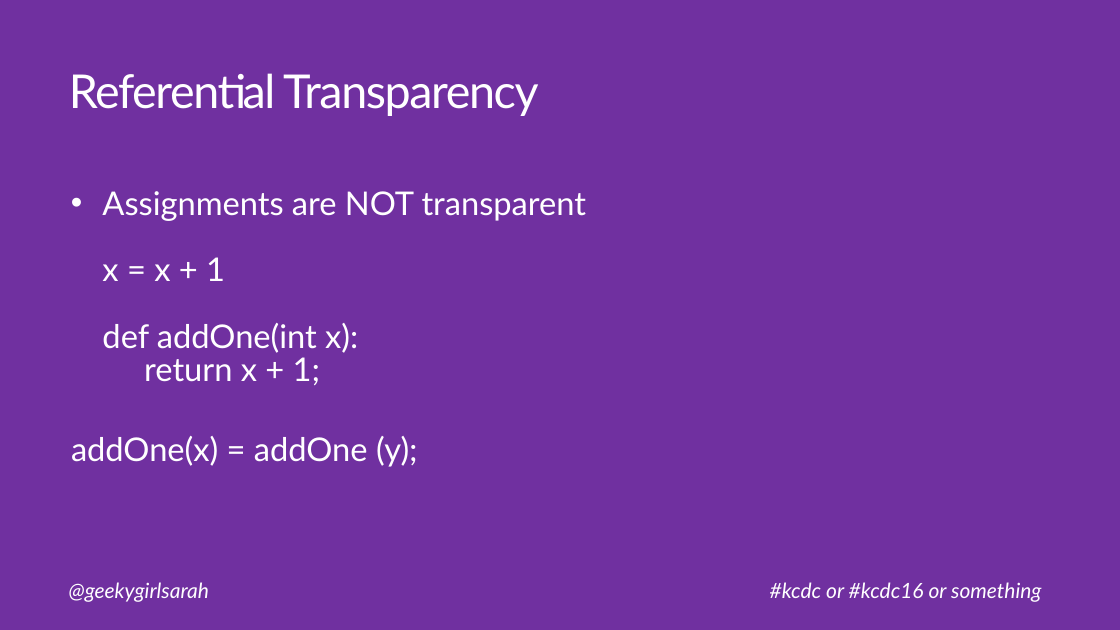
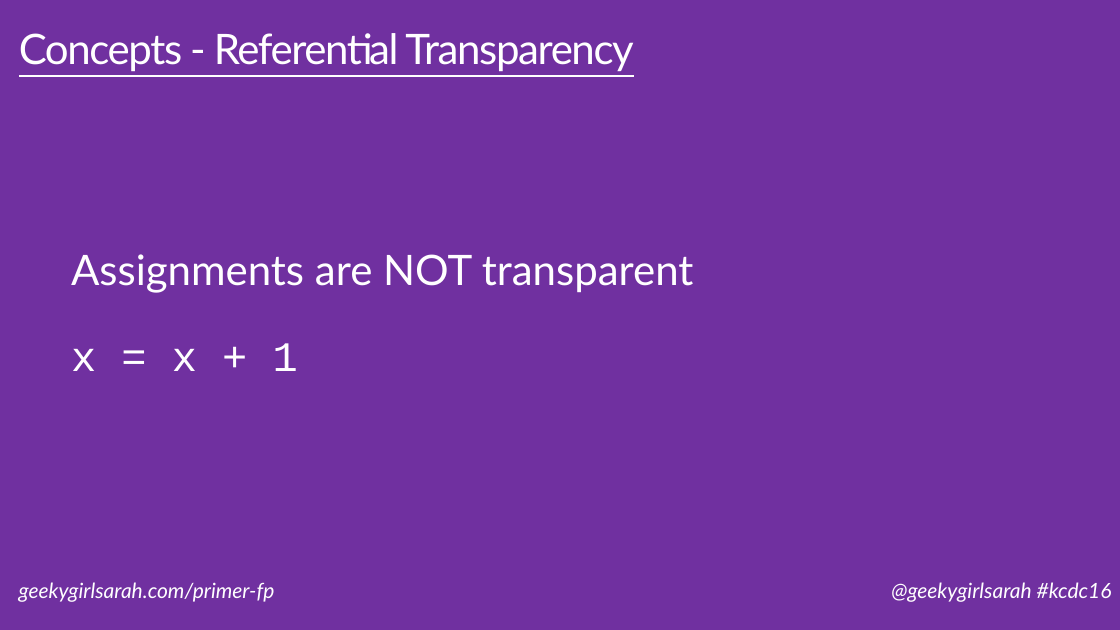
Before and after one commit to geekygirlsarah/talk-a_primer_on_functional_programming, a slide deck: slide 23 of A Primer on Functional Programming.pptx (slide 9 before the commit). Drawn at 1120x630 pixels with LibreOffice and Linux fonts; fonts in the diff are those of the drawing. Boxes give left, top, right and bottom in pixels: in the first picture for what was removed or moved away, otherwise in the second. Text is boxed around its words. In the diff, an @@ line names an element or a change of style, - is before the commit and + after.

Commit message:
Cleanup slides, improve examples, simplify wording, expand large slides into smaller ones

```diff
--- a/A Primer on Functional Programming.pptx
+++ b/A Primer on Functional Programming.pptx
@@ title at [19, 33, 633, 72]: text changed; size 40 to 36 pt @@
-Referential Transparency
+Concepts - Referential Transparency
@@ text "Assignments are NOT transparent x ..." at [71, 254, 694, 371]: vertical alignment top to middle @@
@@ text at [71, 254, 694, 371]: text changed; size 28 to 36 pt @@
-  • Assignments are NOT transparent
-    x = x + 1
-    def addOne(int x):
-    return x + 1;
-  addOne(x) = addOne (y);
+  Assignments are NOT transparent
+  x = x + 1
@@ text at [19, 582, 275, 602]: text changed @@
-@geekygirlsarah
+geekygirlsarah.com/primer-fp
@@ text at [891, 582, 1112, 602]: text changed @@
-#kcdc or #kcdc16 or something
+@geekygirlsarah #kcdc16
```
Also in this commit, not shown: 28 other slides changed, 23 slides added, 1 slide removed.
